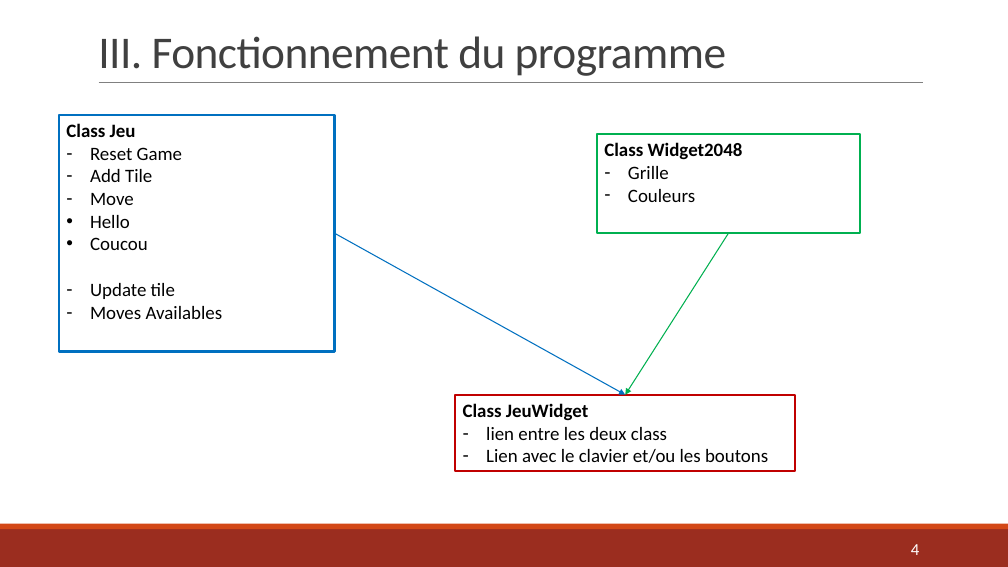
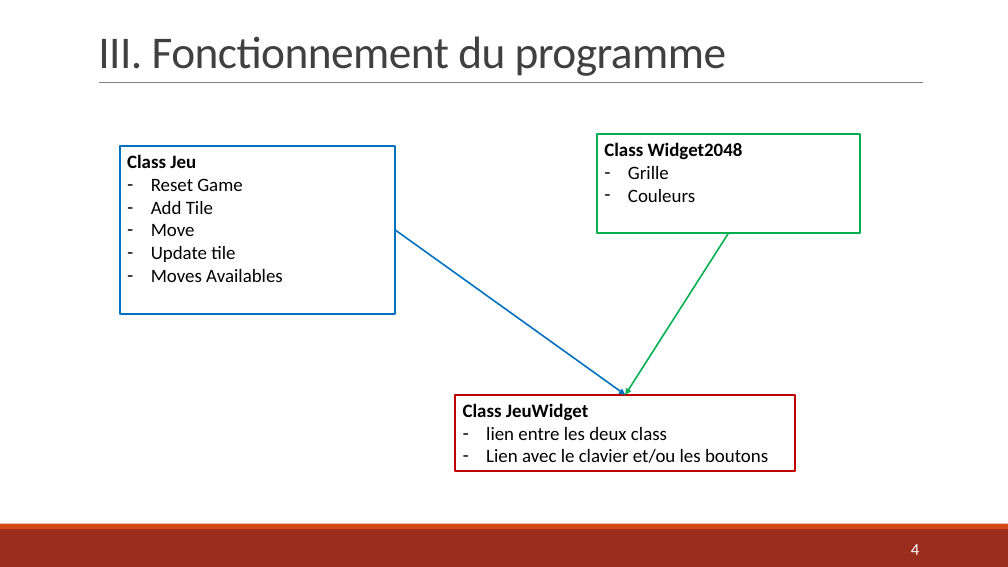
Before and after one commit to AlexandraDarco/prog_2048, a slide deck: slide 4 of Projet Info – Jeu 2048.pptx. Drawn at 1008x567 pixels with LibreOffice and Linux fonts; fonts in the diff are those of the drawing. Boxes give left, top, right and bottom in pixels: in the first picture for what was removed or moved away, otherwise in the second. Text is boxed around its words. In the diff, an @@ line names an element or a change of style, - is before the commit and + after.

```diff
--- a/Projet Info – Jeu 2048.pptx
+++ b/Projet Info – Jeu 2048.pptx
@@ rectangle "Class Jeu": place and size @@
-rectangle "Class Jeu" at (59, 115, 335, 352)
+rectangle "Class Jeu" at (119, 146, 395, 314)
@@ text in rectangle at (90, 215, 148, 250): paragraphs removed @@
-• Hello
-• Coucou
@@ arrow moved from (335, 234) - (625, 395) to (395, 230) - (625, 395) @@
@@ arrow (395, 230) - (625, 395): stroke #0070C0 1 pt to #0070C0 1.5 pt @@
```
Also in this commit, not shown: 3 slides added, 1 other file.
